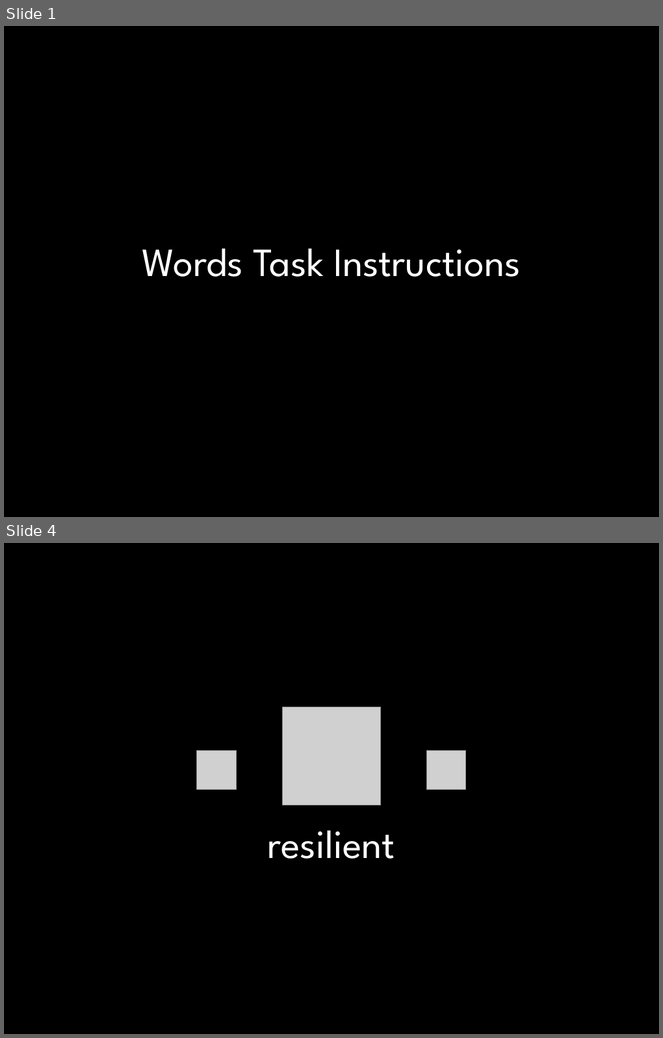
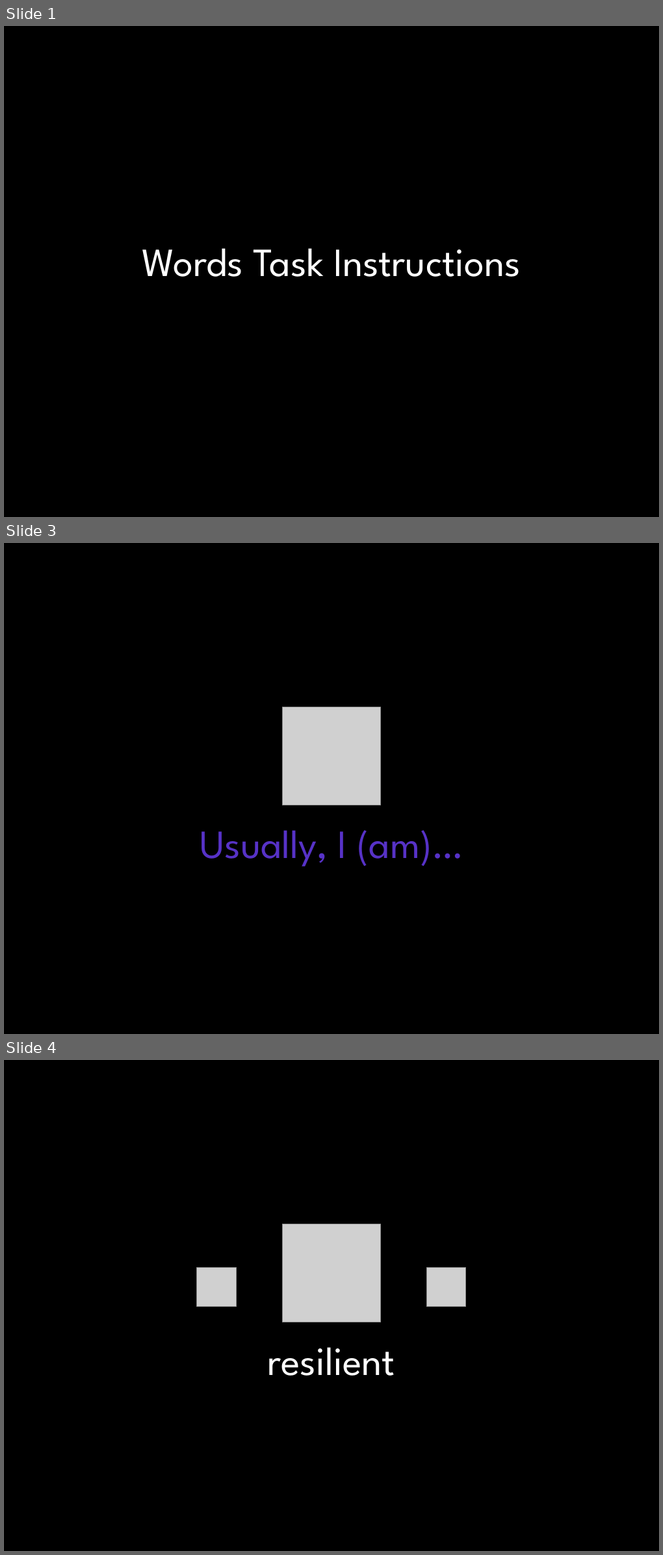
Before and after one commit to dsnlab/svc-wellbeing, a slide deck: SVC_Instructions.pptx. Shown one above the other, each under a label of ours: slides 1 and 4 before the commit, slides 1, 3 and 4 after it; the slides between them are not shown. The pictures are 663x1038 and 663x1555 pixels, drawn with LibreOffice and Linux fonts; fonts in the diff are those of the drawing; grey boxes stand for pictures. Boxes give left, top, right and bottom in pixels: in the first picture for what was removed or moved away, otherwise in the second. Text is boxed around its words. In the diff, an @@ line names an element or a change of style, - is before the commit and + after.

```diff
--- a/SVC_Instructions.pptx
+++ b/SVC_Instructions.pptx
@@ slide 3 added at [4,543,659,1034], background #000000 @@
@@ picture added at [282,707,381,806] @@
@@ text added at [200,830,463,867], 44 pt, text #5732C7 @@
+Usually, I (am)…
```
Also in this commit, not shown: 2 slides changed, 1 slide removed, 1 other file.
